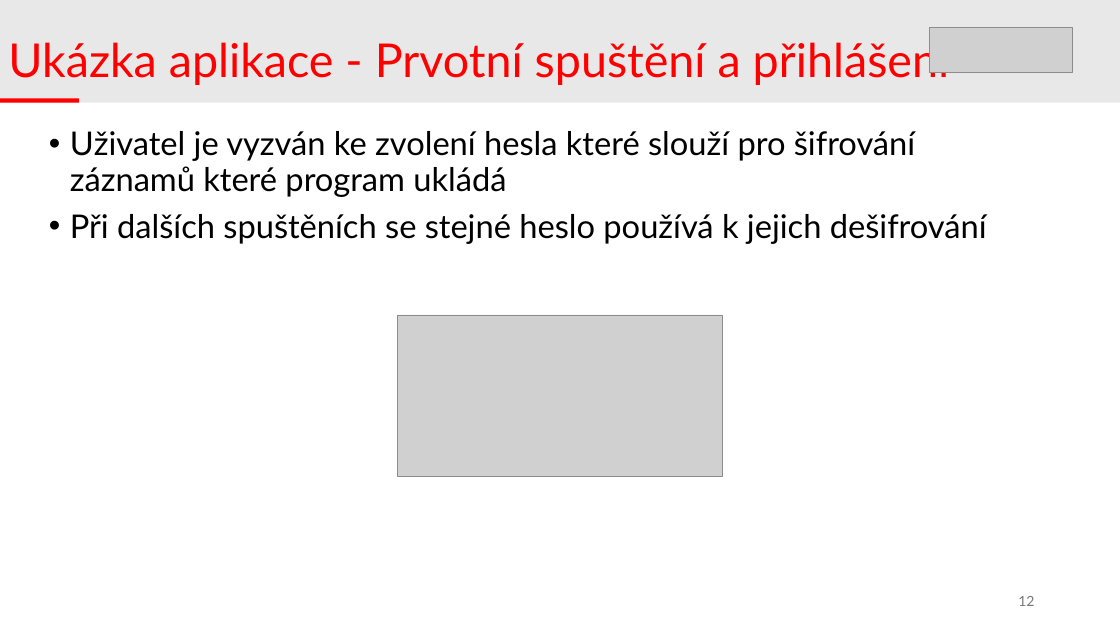
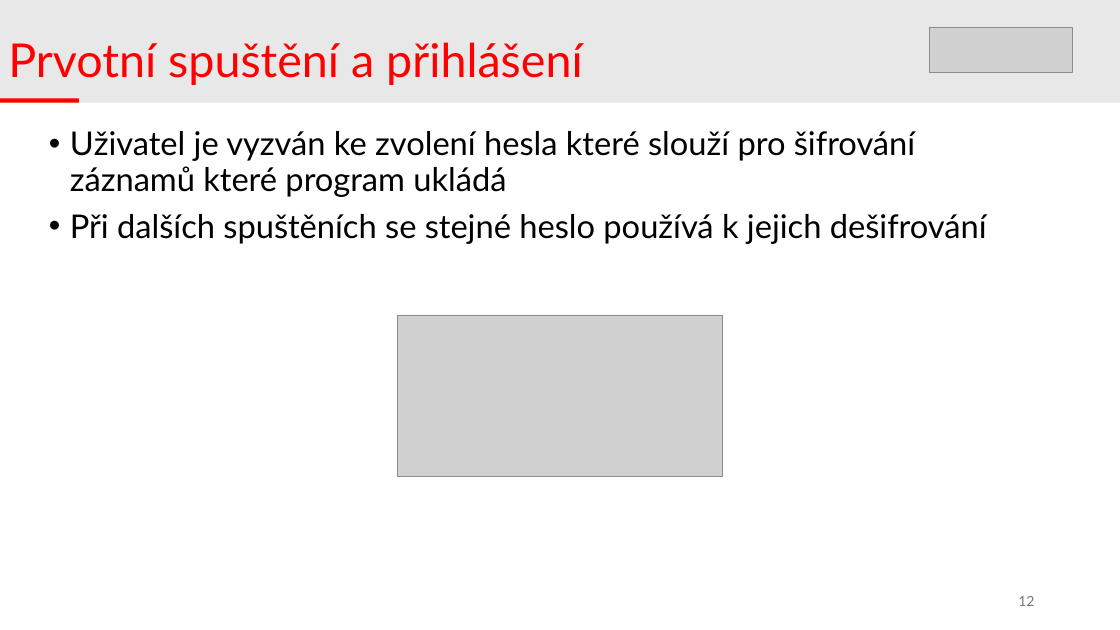
Before and after one commit to DivinityQQ/quantum-resistant-p2p, a slide deck: slide 12 of docs/p2ppost_prezentace.pptx. Drawn at 1120x630 pixels with LibreOffice and Linux fonts; fonts in the diff are those of the drawing; grey boxes stand for pictures. Boxes give left, top, right and bottom in pixels: in the first picture for what was removed or moved away, otherwise in the second. Text is boxed around its words. In the diff, an @@ line names an element or a change of style, - is before the commit and + after.

```diff
--- a/docs/p2ppost_prezentace.pptx
+++ b/docs/p2ppost_prezentace.pptx
@@ title at (8,42,582,85): text changed @@
-Ukázka aplikace - Prvotní spuštění a přihlášení
+Prvotní spuštění a přihlášení
```
Also in this commit, not shown: 5 slides added.
